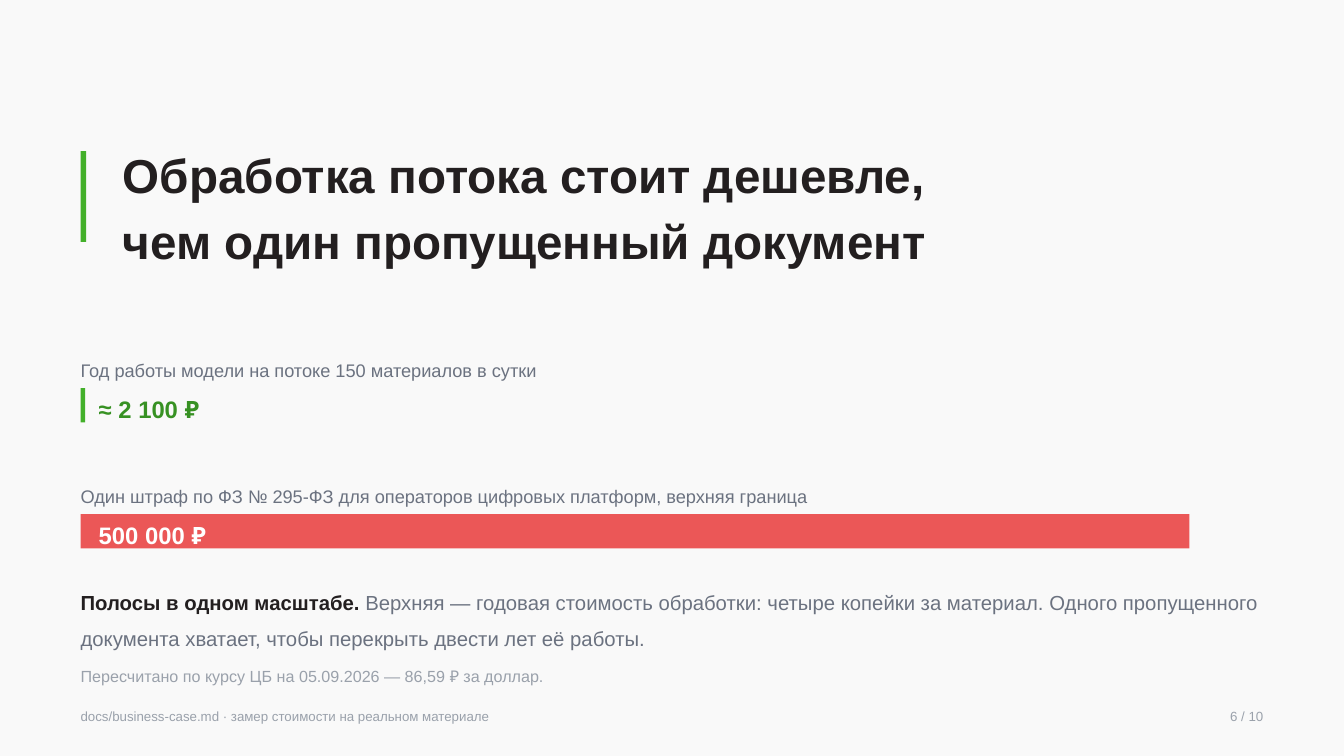
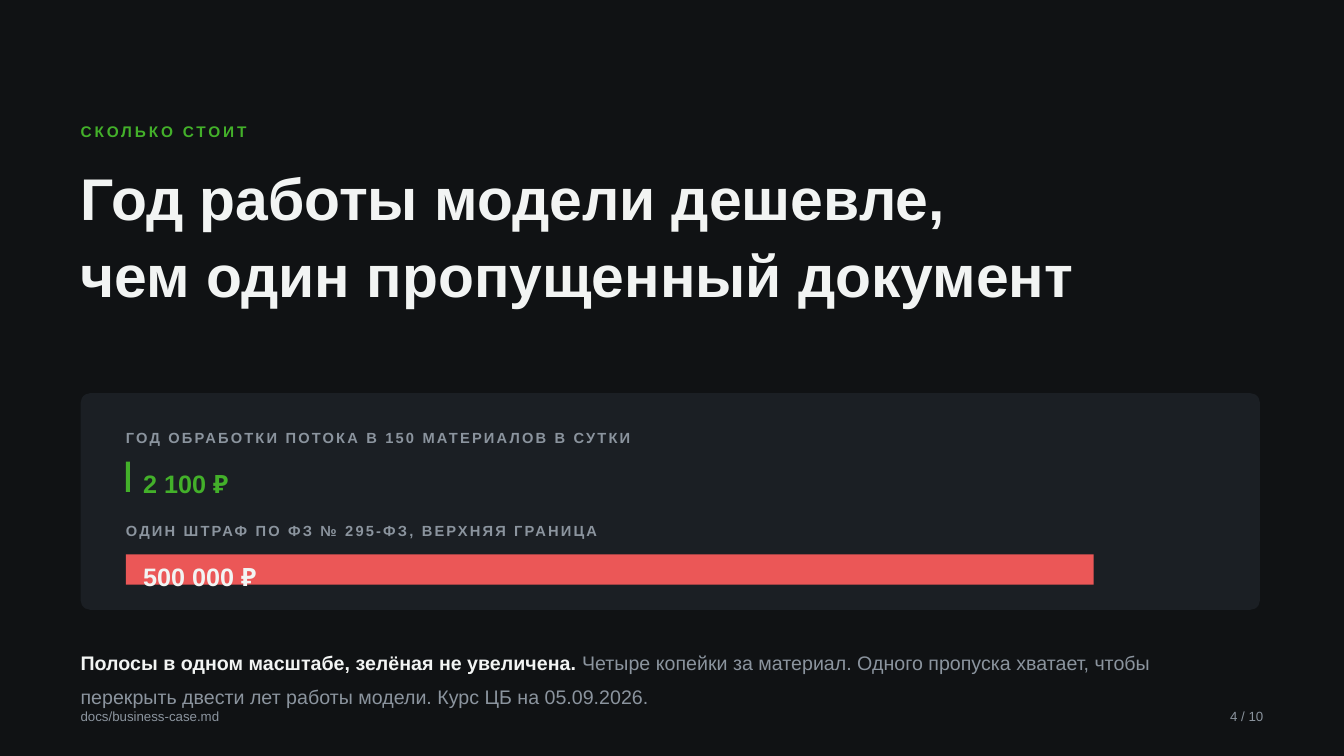
Before and after one commit to veceloe/ai-gpr-center-cifra, a slide deck: slide 5 of docs/product/build/presentation.pptx (slide 7 before the commit). Drawn at 1344x756 pixels with LibreOffice and Linux fonts; fonts in the diff are those of the drawing. Boxes give left, top, right and bottom in pixels: in the first picture for what was removed or moved away, otherwise in the second. Text is boxed around its words. In the diff, an @@ line names an element or a change of style, - is before the commit and + after.

```diff
--- a/docs/product/build/presentation.pptx
+++ b/docs/product/build/presentation.pptx
@@ rectangle at (0, 0, 1344, 756): fill #F9F9F9 to #101214 @@
@@ text added at (81, 126, 247, 137), 11 pt, text #43B02A, bold @@
+СКОЛЬКО СТОИТ
@@ text at (81, 177, 1073, 308): text changed; size 34 to 42 pt; text colour #231F20 to #F2F4F3 @@
-Обработка потока стоит дешевле,
-чем один пропущенный документ
+Год работы модели дешевле,
+чем один пропущенный документ
@@ rectangle removed at (81, 151, 87, 242) @@
@@ rounded rectangle added at (81, 393, 1260, 610), fill #1B1F24 @@
@@ text at (366, 433, 547, 443): text changed; size 13 to 10.5 pt; text colour #6B7280 to #8B949E; bold on @@
-Год работы модели на потоке 150 материалов в сутки
+ГОД ОБРАБОТКИ ПОТОКА В 150 МАТЕРИАЛОВ В СУТКИ
@@ rectangle: place and size @@
-rectangle at (81, 388, 86, 422)
+rectangle at (126, 462, 130, 492)
@@ text at (143, 475, 206, 493): text changed; size 17 to 18 pt; text colour #379123 to #43B02A @@
-≈ 2 100 ₽
+2 100 ₽
@@ text at (320, 526, 336, 536): text changed; size 13 to 10.5 pt; text colour #6B7280 to #8B949E; bold on @@
-Один штраф по ФЗ № 295-ФЗ для операторов цифровых платформ, верхняя граница
+ОДИН ШТРАФ ПО ФЗ № 295-ФЗ, ВЕРХНЯЯ ГРАНИЦА
@@ rectangle: place and size @@
-rectangle at (81, 514, 1190, 548)
+rectangle at (126, 555, 1094, 585)
@@ text "500 000 ₽": place and size @@
-text "500 000 ₽" at (99, 527, 185, 550)
+text "500 000 ₽" at (143, 568, 234, 591)
@@ text "500 000 ₽" at (143, 568, 234, 591): size 17 to 18 pt, text colour #FFFFFF to #F2F4F3 @@
@@ text at (81, 655, 1150, 708): text changed; size 14.5 to 14 pt; text colour #6B7280 to #8B949E @@
-Полосы в одном масштабе. Верхняя — годовая стоимость обработки: четыре копейки за материал. Одного пропущенного документа хватает, чтобы перекрыть двести лет её работы.
+Полосы в одном масштабе, зелёная не увеличена. Четыре копейки за материал. Одного пропуска хватает, чтобы перекрыть двести лет работы модели. Курс ЦБ на 05.09.2026.
@@ text removed at (81, 671, 543, 685) @@
-Пересчитано по курсу ЦБ на 05.09.2026 — 86,59 ₽ за доллар.
@@ text at (81, 711, 220, 721): text changed; text colour #9AA1AB to #8B949E @@
-docs/business-case.md · замер стоимости на реальном материале
+docs/business-case.md
@@ text at (1230, 712, 1264, 721): text changed; text colour #9AA1AB to #8B949E @@
-6 / 10
+4 / 10
```
Also in this commit, not shown: 8 other slides changed, 1 slide added, 1 slide removed, 4 other files.
